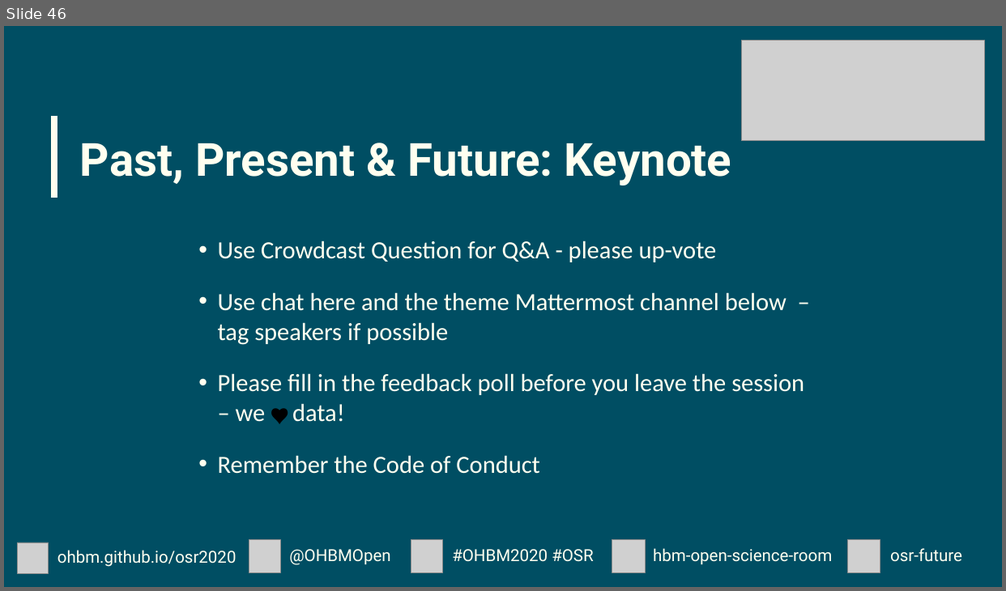
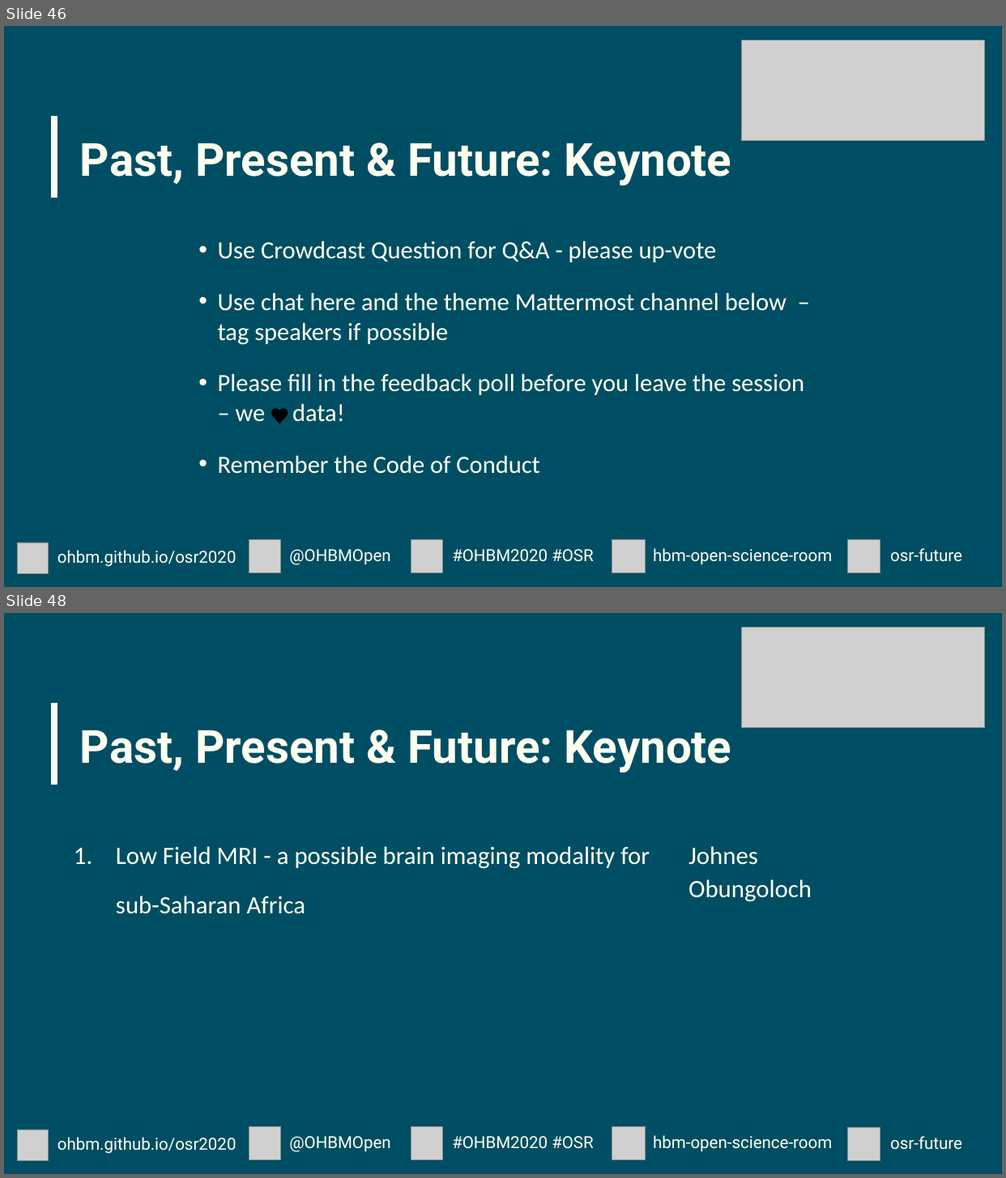
Before and after one commit to ohbm/osr2020, a slide deck: img/IntroSplashScreens.pptx. Shown one above the other, each under a label of ours: slide 46 before the commit, slides 46 and 48 after it; the slides between them are not shown. The pictures are 1006x591 and 1006x1178 pixels, drawn with LibreOffice and Linux fonts; fonts in the diff are those of the drawing; grey boxes stand for pictures; background and template pictures are left out; a plain dark background stands for a picture behind light text. Boxes give left, top, right and bottom in pixels: in the first picture for what was removed or moved away, otherwise in the second. Text is boxed around its words. In the diff, an @@ line names an element or a change of style, - is before the commit and + after.

```diff
--- a/img/IntroSplashScreens.pptx
+++ b/img/IntroSplashScreens.pptx
@@ slide 48 added at (4, 613, 1002, 1174), background picture (left out) @@
@@ rectangle added at (4, 613, 1002, 1174), fill #004E63 @@
@@ picture added at (741, 628, 984, 727) @@
@@ line added from (54, 703) to (54, 785), #FFFFF0 6 pt @@
@@ title added at (80, 730, 732, 773), 44 pt, text #FFFFF0, bold @@
+Past, Present & Future: Keynote
@@ text added at (116, 846, 650, 914), 24 pt, text #FFFFF0 @@
+1. Low Field MRI - a possible brain imaging modality for sub-Saharan Africa
@@ text added at (688, 846, 812, 902), 24 pt, text #FFFFF0 @@
+Johnes Obungoloch
@@ picture added at (18, 1130, 49, 1161) @@
@@ text added at (57, 1137, 236, 1154), 16 pt, text #FFFFF0 @@
+ohbm.github.io/osr2020
@@ picture added at (249, 1127, 281, 1161) @@
@@ text added at (289, 1136, 390, 1152), 16 pt, text #FFFFF0 @@
+@OHBMOpen
@@ picture added at (411, 1127, 443, 1161) @@
@@ text added at (452, 1136, 593, 1149), 16 pt, text #FFFFF0 @@
+#OHBM2020 #OSR
@@ picture added at (612, 1127, 645, 1161) @@
@@ text added at (653, 1135, 832, 1152), 16 pt, text #FFFFF0 @@
+hbm-open-science-room
@@ picture added at (849, 1128, 880, 1161) @@
@@ text added at (890, 1136, 962, 1150), 16 pt, text #FFFFF0 @@
+osr-future
```
Also in this commit, not shown: 10 slides changed, 2 other slides added.
